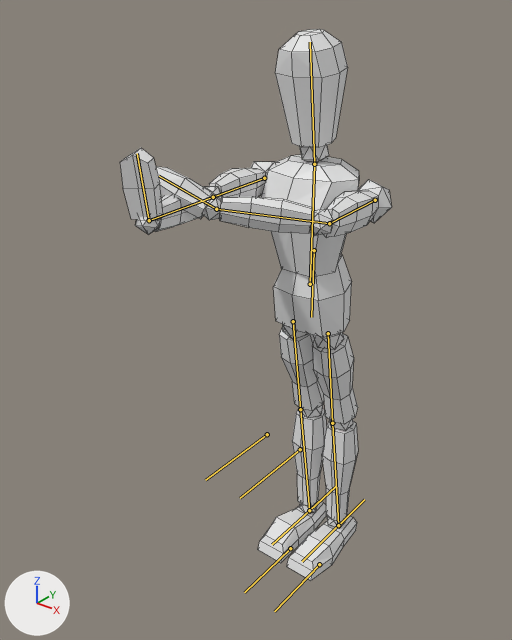
An edit to the Blender file main/person/manikin.blend, drawn before and after from the same camera.
Rendered twice from a 50 mm lens placed at (0.821, -1.233, 1.395), pointed at (-0.039, -0.157, 0.728). The lights are fixed; the arrows at lower left show +X, +Y and +Z. The bones that bend it are drawn over the model as lines. Mesh edges are drawn as thin lines.

The first picture shows 'arms', 'head', 'legs', 'torso', 'waist'.
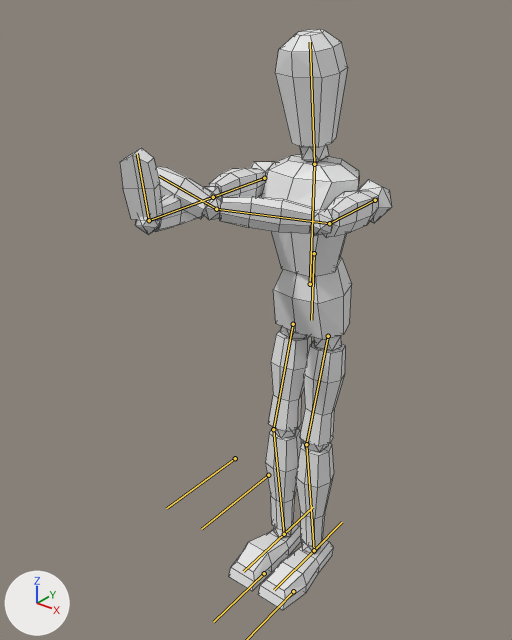
The newer file adds an action. The first version stands in its rest pose; the second is drawn at frame 0 of the action 'idle_stand-loop'.

The change in detail:
Bone 'waist' (bone_waist) moves from (0.0, 0.0, 0.0) to (0.0, 0.007, 0.0).
Bone 'foot.control.L' (bone_foot_control_l) moves from (0.0, 0.0, 0.0) to (0.0, 0.121, 0.0).
Bone 'foot.control.R' (bone_foot_control_r) moves from (0.0, 0.0, 0.0) to (0.0, 0.121, 0.0).

Location of each change, [x1, y1, x2, y2] in pixels of the pictures (512 x 640 px):
'legs', posed (16% wider, 11% taller): before [258, 325, 358, 580]; after [229, 327, 345, 610]
'waist', posed: before [273, 255, 352, 337]; after [273, 257, 352, 340]
bone 'waist', root to tip: before (314, 250) to (311, 317); after (314, 253) to (311, 320)
bone 'foot.control.R', root to tip: before (290, 548) to (244, 592); after (264, 573) to (213, 622)
